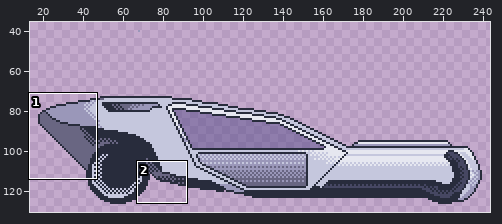
Pixel-art file: raw/car.aseprite. The picture above shows the old version from afar; the outline marks the close-up.
Close-up. Old version:
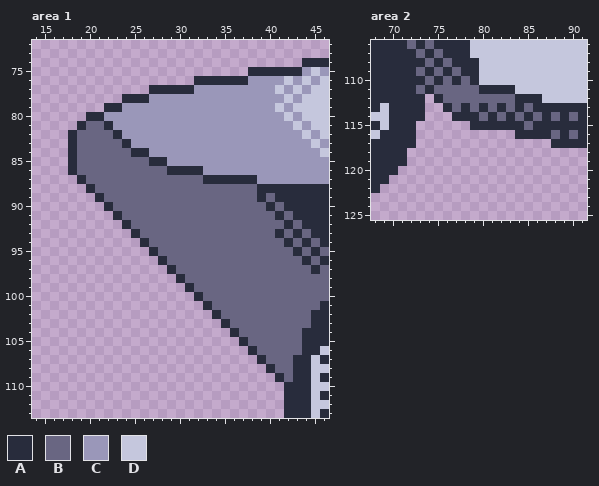
256x144 pixels, 1 frame. Shown: area 1: x 14..46, y 72..113; area 2: x 68..91, y 106..125. The wide view leaves out empty margins. The commit also changed other parts of the picture, which this record leaves out.
Palette (. is transparent): A #282c3c  B #696682  C #9a97b9  D #c5c7dd
Pixels before, area 1, first column x 18:
 74 ..........................AAA
 75 ....................AAAAAACDC
 76 ..............AAAAAACCCCDCDCD
 77 .........AAAAACCCCCCCCCDCDCDD
 78 ......AAACCCCCCCCCCCCCCCDCDDD
 79 ....AACCCCCCCCCCCCCCCCCDCDDDD
 80 ..AACCCCCCCCCCCCCCCCCCCCDCDDD
 81 .ABBACCCCCCCCCCCCCCCCCCCCDCDD
 82 ABBBBACCCCCCCCCCCCCCCCCCCCDCD
 83 ABBBBBACCCCCCCCCCCCCCCCCCCCDC
 84 ABBBBBBAACCCCCCCCCCCCCCCCCCCD
 85 ABBBBBBBBAACCCCCCCCCCCCCCCCCC
 86 ABBBBBBBBBBAAAACCCCCCCCCCCCCC
 87 .ABBBBBBBBBBBBBAAAAAACCCCCCCC
 88 ..ABBBBBBBBBBBBBBBBBBAAAAAAAA
 89 ...ABBBBBBBBBBBBBBBBBABAAAAAA
 90 ....ABBBBBBBBBBBBBBBBBABAAAAA
 91 .....ABBBBBBBBBBBBBBBBBABAAAA
 92 ......ABBBBBBBBBBBBBBBBBABAAA
 93 .......ABBBBBBBBBBBBBBBABABAA
 94 ........ABBBBBBBBBBBBBBBABABA
 95 .........ABBBBBBBBBBBBBBBABAB
 96 ..........ABBBBBBBBBBBBBBBABA
 97 ...........ABBBBBBBBBBBBBBBAB
 98 ............ABBBBBBBBBBBBBBBB
 99 .............ABBBBBBBBBBBBBBB
100 ..............ABBBBBBBBBBBBBB
101 ...............ABBBBBBBBBBBBA
102 ................ABBBBBBBBBBAA
103 .................ABBBBBBBBBAA
104 ..................ABBBBBBBAAA
105 ...................ABBBBBBAAA
106 ....................ABBBBBAAD
107 .....................ABBBAADA
108 ......................ABBAADD
109 .......................ABAADA
110 ........................AAADD
111 ........................AAADA
112 ........................AAADD
113 ........................AAADA
Pixels before, area 2, first column x 68:
106 AAAABABAAAADDDDDDDDDDDDD
107 AAAAABABAAADDDDDDDDDDDDD
108 AAAAAABABAAADDDDDDDDDDDD
109 AAAAABABABAADDDDDDDDDDDD
110 AAAAAABABABADDDDDDDDDDDD
111 AAAAABABBBBBAAAADDDDDDDD
112 AAAAAA.ABBBBBBBBAAADDDDD
113 ADAAAA..ABABABABABAAAAAA
114 DDAAAA...AAABABABABABABA
115 ADAAA......AAAAAABAAAAAA
116 DAAAA...........AAAABABA
117 AAAAA...............AAAA
118 AAAA....................
119 AAAA....................
120 AAA.....................
121 AA......................
122 A.......................
Now the later version:
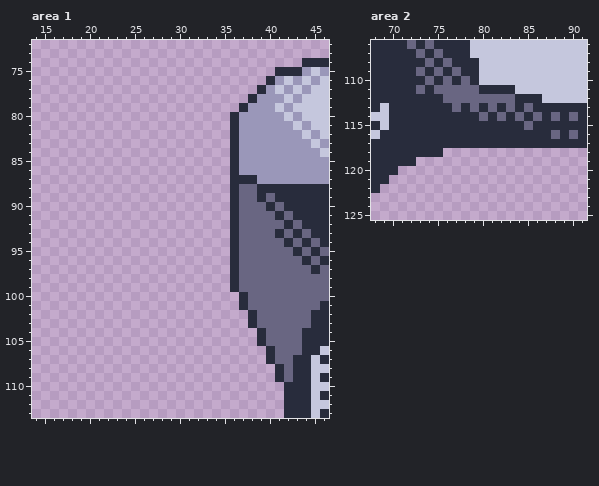
Difference:
Area 1, layer "Layer 1":
y 75: x 38..40 AAA -> ...
y 76: x 32..40 AAAAAACCC -> ........A
y 77: x 27..39 AAAAACCCCCCCC -> ............A
y 78: x 24..38 AAACCCCCCCCCCCC -> ..............A
y 79: x 22..37 AACCCCCCCCCCCCCC -> ...............A
y 80: x 20..36 AACCCCCCCCCCCCCCC -> ................A
y 81: x 19..36 ABBACCCCCCCCCCCCCC -> .................A
y 82: x 18..36 ABBBBACCCCCCCCCCCCC -> ..................A
y 83: x 18..36 ABBBBBACCCCCCCCCCCC -> ..................A
y 84: x 18..36 ABBBBBBAACCCCCCCCCC -> ..................A
y 85: x 18..36 ABBBBBBBBAACCCCCCCC -> ..................A
y 86: x 18..36 ABBBBBBBBBBAAAACCCC -> ..................A
y 87: x 19..35 ABBBBBBBBBBBBBAAA -> .................
y 88: x 20..36 ABBBBBBBBBBBBBBBB -> ................A
y 89: x 21..36 ABBBBBBBBBBBBBBB -> ...............A
y 90: x 22..36 ABBBBBBBBBBBBBB -> ..............A
y 91: x 23..36 ABBBBBBBBBBBBB -> .............A
y 92: x 24..36 ABBBBBBBBBBBB -> ............A
y 93: x 25..36 ABBBBBBBBBBB -> ...........A
y 94: x 26..36 ABBBBBBBBBB -> ..........A
y 95: x 27..36 ABBBBBBBBB -> .........A
y 96: x 28..36 ABBBBBBBB -> ........A
y 97: x 29..36 ABBBBBBB -> .......A
y 98: x 30..36 ABBBBBB -> ......A
y 99: x 31..36 ABBBBB -> .....A
y 100: x 32..37 ABBBBB -> .....A
y 101: x 33..37 ABBBB -> ....A
y 102: x 34..38 ABBBB -> ....A
y 103: x 35..38 ABBB -> ...A
y 104: x 36..39 ABBB -> ...A
y 105: x 37..39 ABB -> ..A
y 106: x 38..40 ABB -> ..A
y 107: x 39..40 AB -> .A
y 108: x 40..41 AB -> .A
Area 2, layer "Layer 1":
y 112: x 74 . -> A
y 113: x 74..75 .. -> AA
y 114: x 74..76 ... -> AAA
y 115: x 73..78 ...... -> AAAAAA
y 116: x 73..83 ........... -> AAAAAAAAAAA
y 117: x 73..87 ............... -> AAAAAAAAAAAAAAA
y 118: x 72..75 .... -> AAAA
y 119: x 72 . -> A
